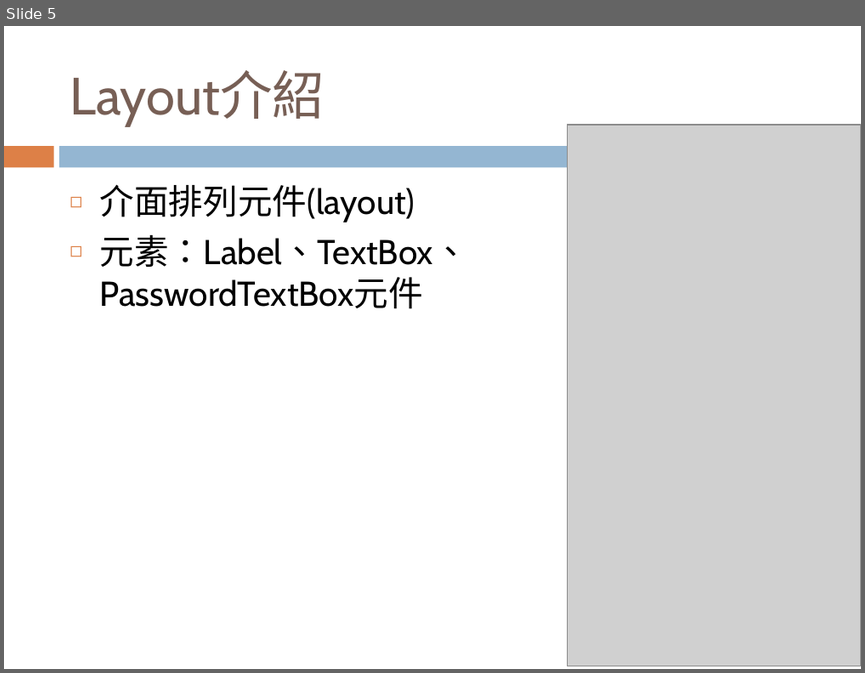
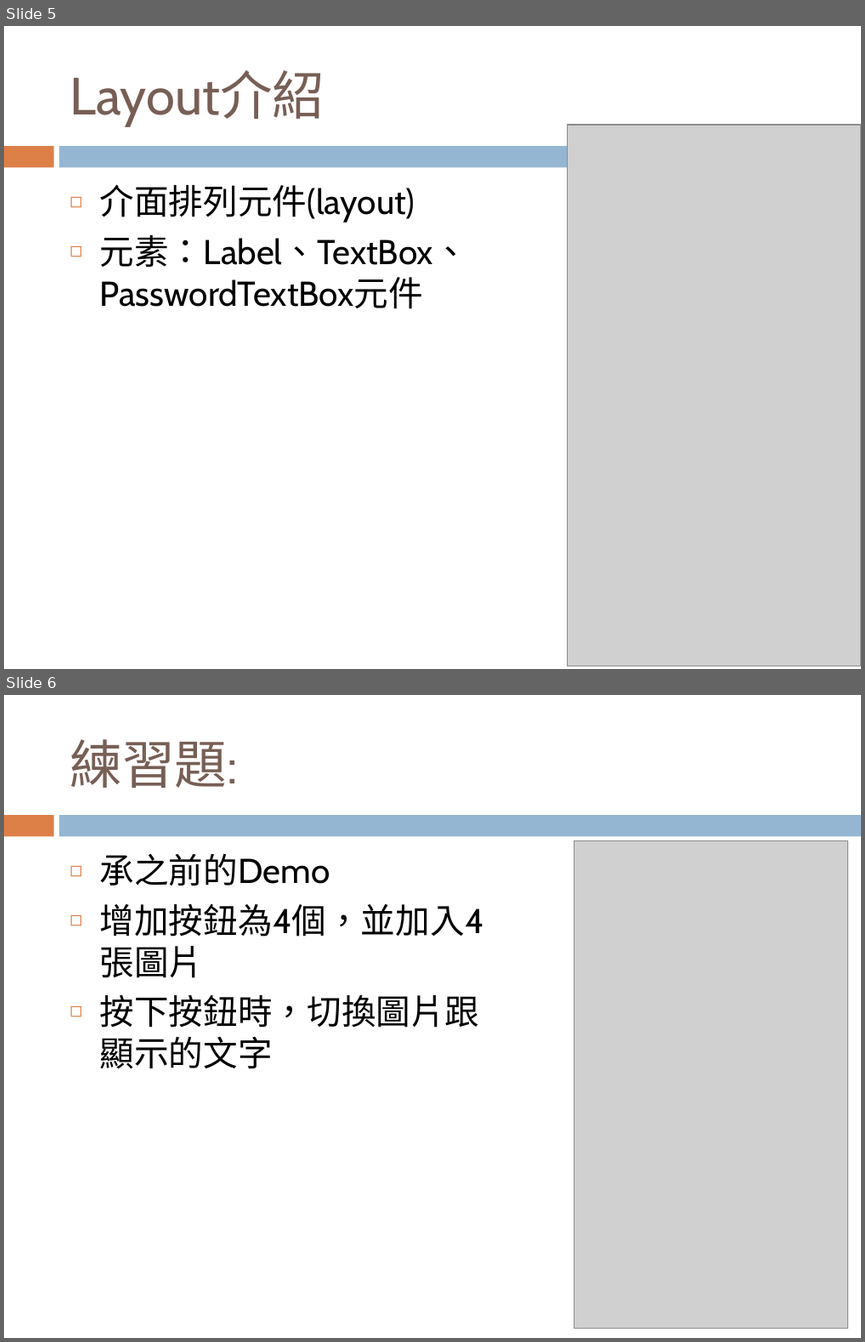
Before and after one commit to maloyang/csu_2022_01_smart_phone_app, a slide deck: w02/W02_.pptx. Shown one above the other, each under a label of ours: slide 5 before the commit, slides 5 and 6 after it. The pictures are 865x673 and 865x1342 pixels, drawn with LibreOffice and Linux fonts; fonts in the diff are those of the drawing; grey boxes stand for pictures. Boxes give left, top, right and bottom in pixels: in the first picture for what was removed or moved away, otherwise in the second. Text is boxed around its words. In the diff, an @@ line names an element or a change of style, - is before the commit and + after.

```diff
--- a/w02/W02_.pptx
+++ b/w02/W02_.pptx
@@ slide 6 added at <box>4,695,861,1338</box>, background #FFFFFF; not listed: 2 template elements that a slide beside it also shows @@
@@ title added at <box>69,739,238,788</box>, 44 pt, text #775F55 @@
+練習題:
@@ picture added at <box>574,840,847,1327</box> @@
@@ text added at <box>100,854,484,1069</box>, 29 pt, text #000000 @@
+◻ 承之前的Demo
+◻ 增加按鈕為4個，並加入4張圖片
+◻ 按下按鈕時，切換圖片跟顯示的文字
```
Also in this commit, not shown: 1 other slide added, 2 other files.
